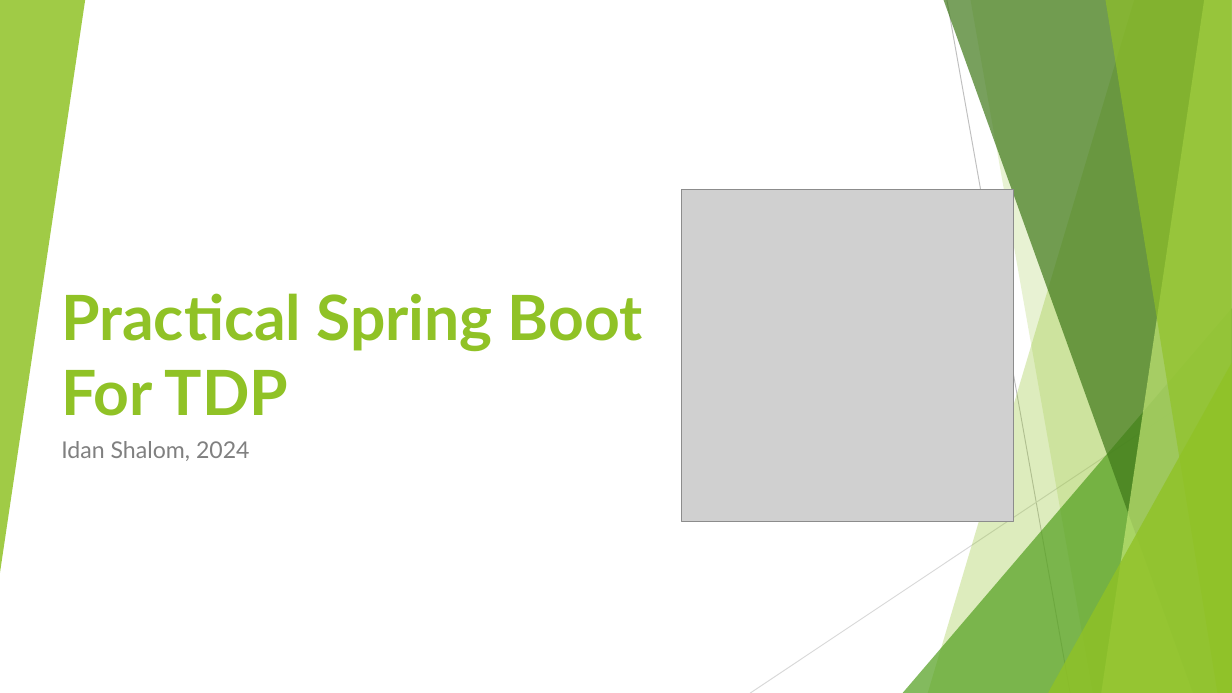
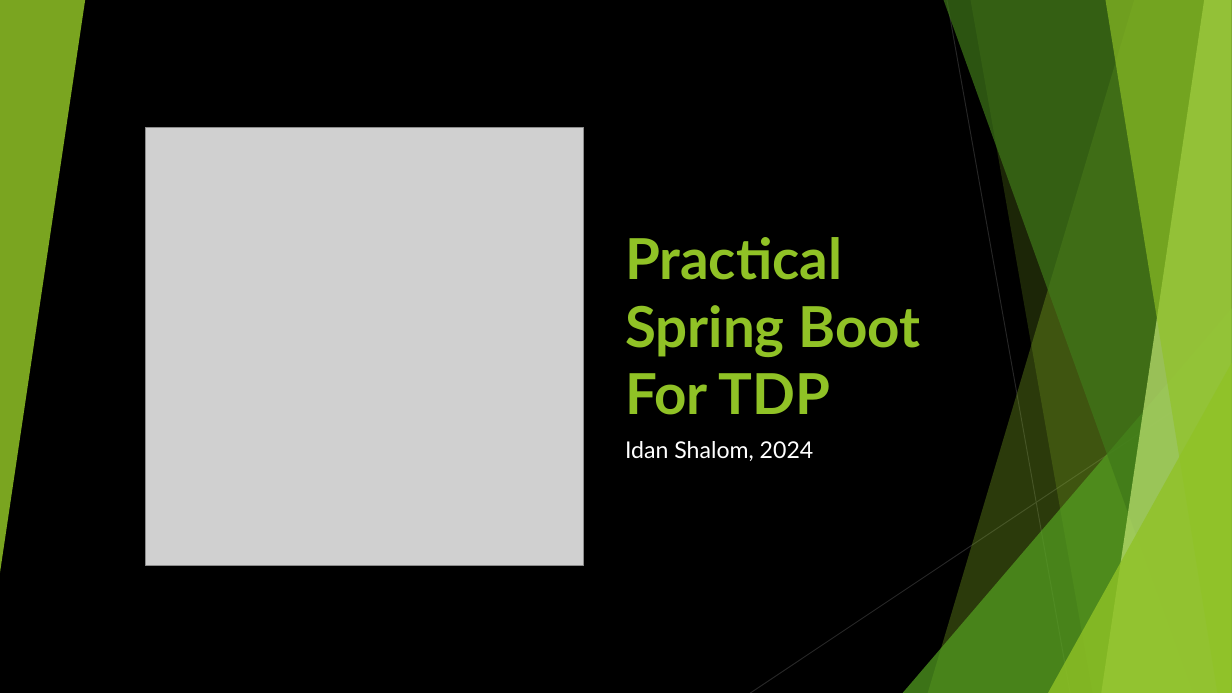
Before and after one commit to idanshal/sb-todo-app-tdp, a slide deck: slide 1 of course_data/presentations/practical_spring_boot_for_tdp.pptx. Drawn at 1232x693 pixels with LibreOffice and Linux fonts; fonts in the diff are those of the drawing; grey boxes stand for pictures. Boxes give left, top, right and bottom in pixels: in the first picture for what was removed or moved away, otherwise in the second. Text is boxed around its words. In the diff, an @@ line names an element or a change of style, - is before the commit and + after.

```diff
--- a/course_data/presentations/practical_spring_boot_for_tdp.pptx
+++ b/course_data/presentations/practical_spring_boot_for_tdp.pptx
@@ background #FFFFFF to #000000 @@
@@ line (947, 0) - (1070, 693): stroke #BFBFBF 0.75 pt to #262626 0.75 pt @@
@@ picture: place and size @@
-picture at (682, 190, 1014, 522)
+picture at (146, 128, 584, 566)
@@ title "Practical Spring Boot For TDP": place and size @@
-title "Practical Spring Boot For TDP" at (61, 293, 643, 416)
+title "Practical Spring Boot For TDP" at (625, 237, 920, 415)
@@ title "Practical Spring Boot For TDP" at (625, 237, 920, 415): size 48.6 to 44 pt @@
@@ line (1232, 372) - (750, 693): stroke #D9D9D9 0.75 pt to #262626 0.75 pt @@
@@ subtitle "Idan Shalom, 2024": place and size @@
-subtitle "Idan Shalom, 2024" at (61, 441, 250, 461)
+subtitle "Idan Shalom, 2024" at (625, 441, 814, 461)
@@ subtitle "Idan Shalom, 2024" at (625, 441, 814, 461): text colour #808080 to #FFFFFF @@
```
Also in this commit, not shown: 12 other slides changed, 1 slide removed.
